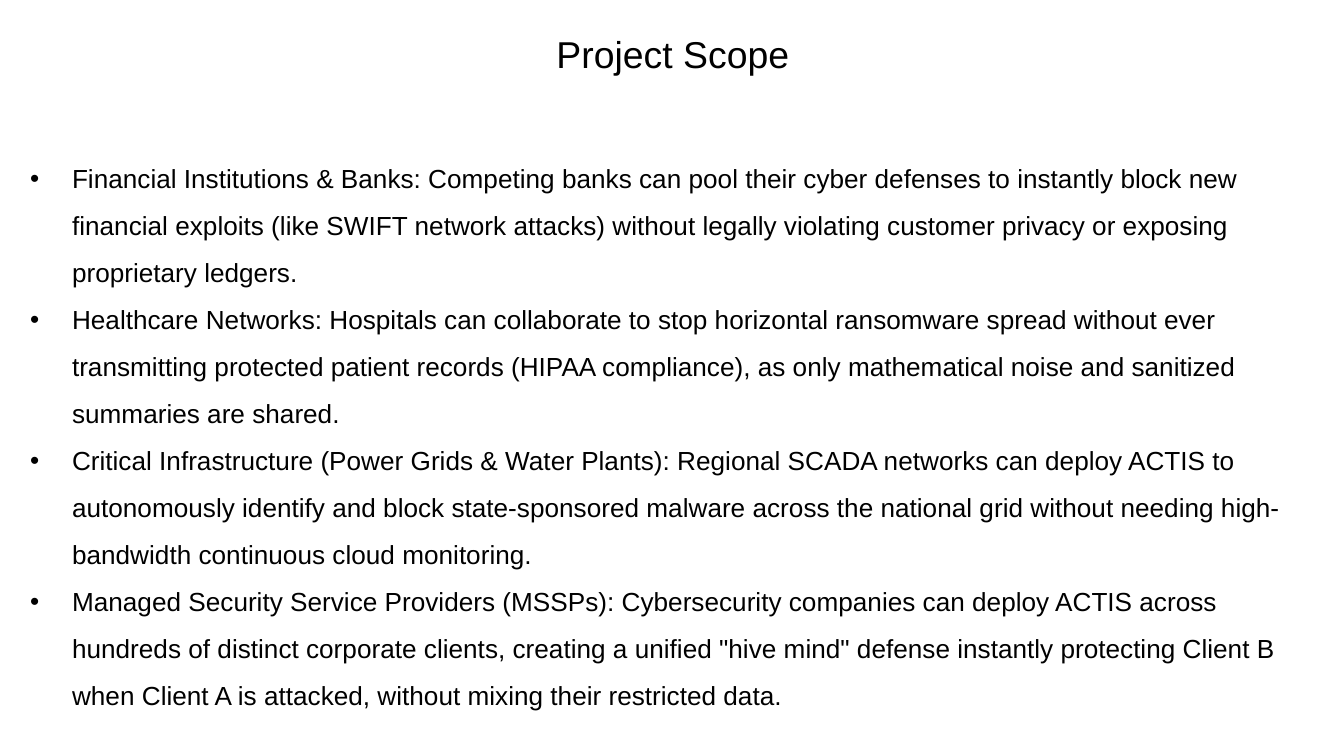
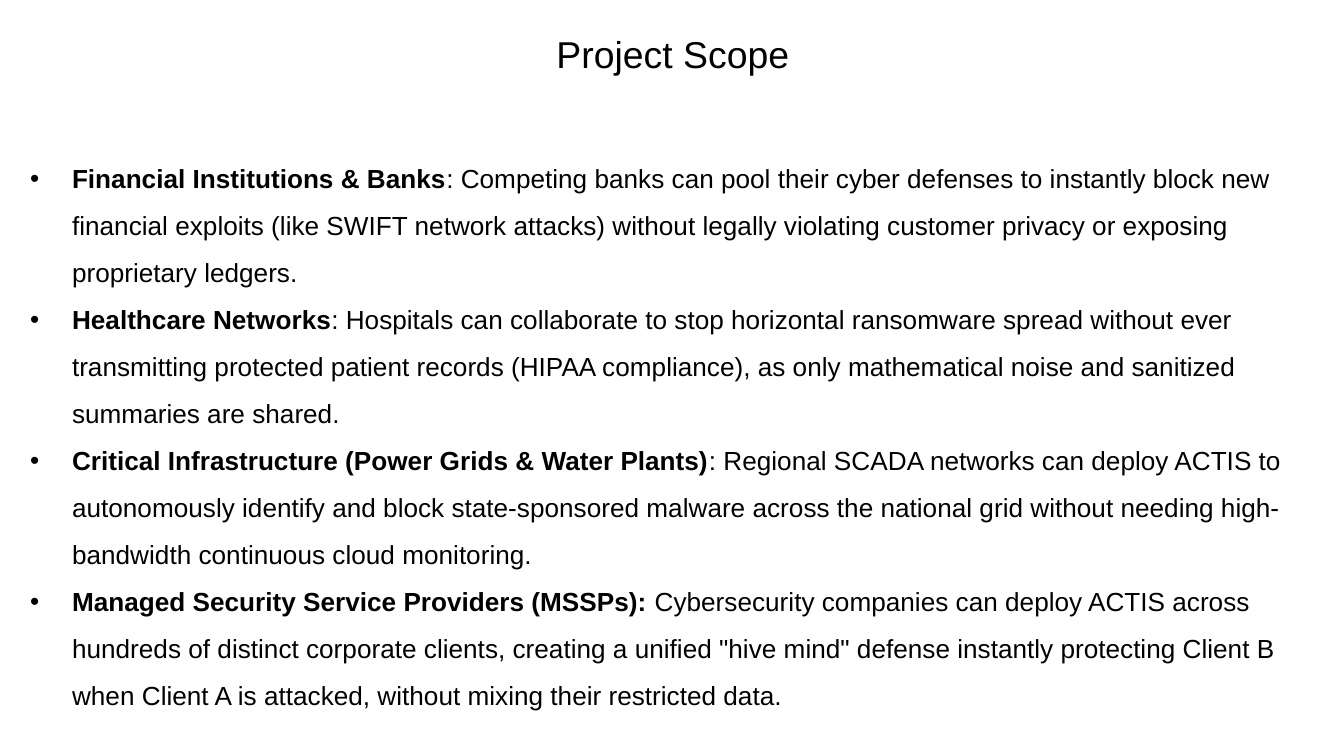
Before and after one commit to veerasagar/ACTIS-MCE442P, a slide deck: slide 7 of docs/ppt/ACTIS-Phase-1.pptx. Drawn at 1344x756 pixels with LibreOffice and Linux fonts; fonts in the diff are those of the drawing; background and template pictures are left out. Boxes give left, top, right and bottom in pixels: in the first picture for what was removed or moved away, otherwise in the second. Text is boxed around its words. In the diff, an @@ line names an element or a change of style, - is before the commit and + after.

Commit message:
Update ACTIS Phase 1 presentation and macOS directory metadata files.

```diff
--- a/docs/ppt/ACTIS-Phase-1.pptx
+++ b/docs/ppt/ACTIS-Phase-1.pptx
@@ text "Financial Institutions & Banks: Competing ..." at (72,169,1281,711): bold on in "Financial Institutions & Banks:", "Healthcare Networks:", "Critical Infrastructure (Power Grids & Water Plants):", "Managed Security Service Providers (MSSPs):" @@
```
Also in this commit, not shown: 8 other slides changed, 2 other files.
